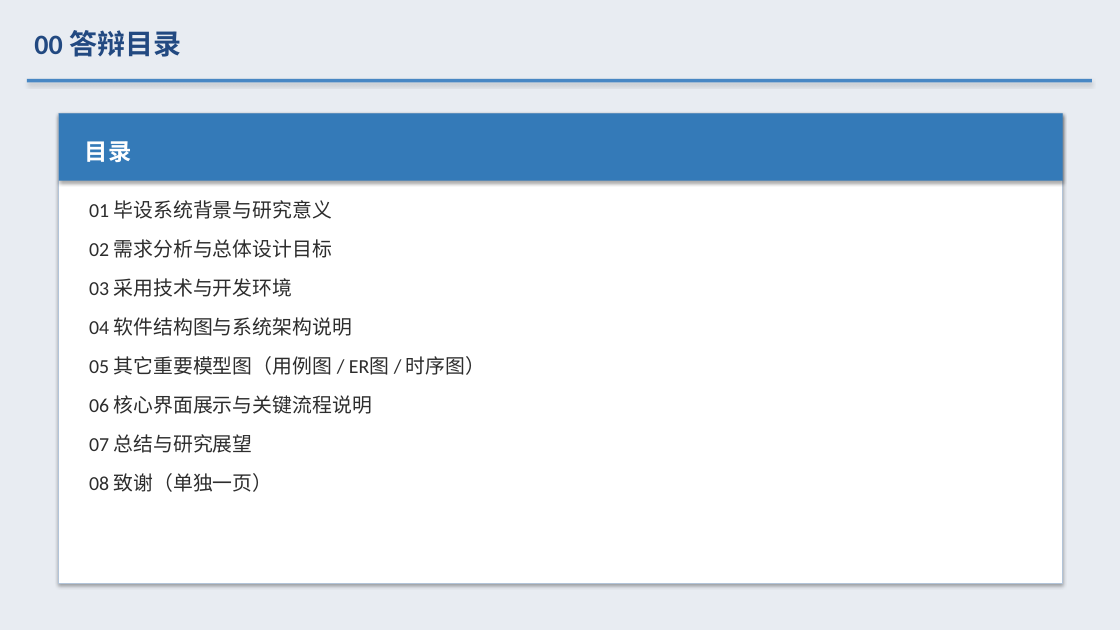
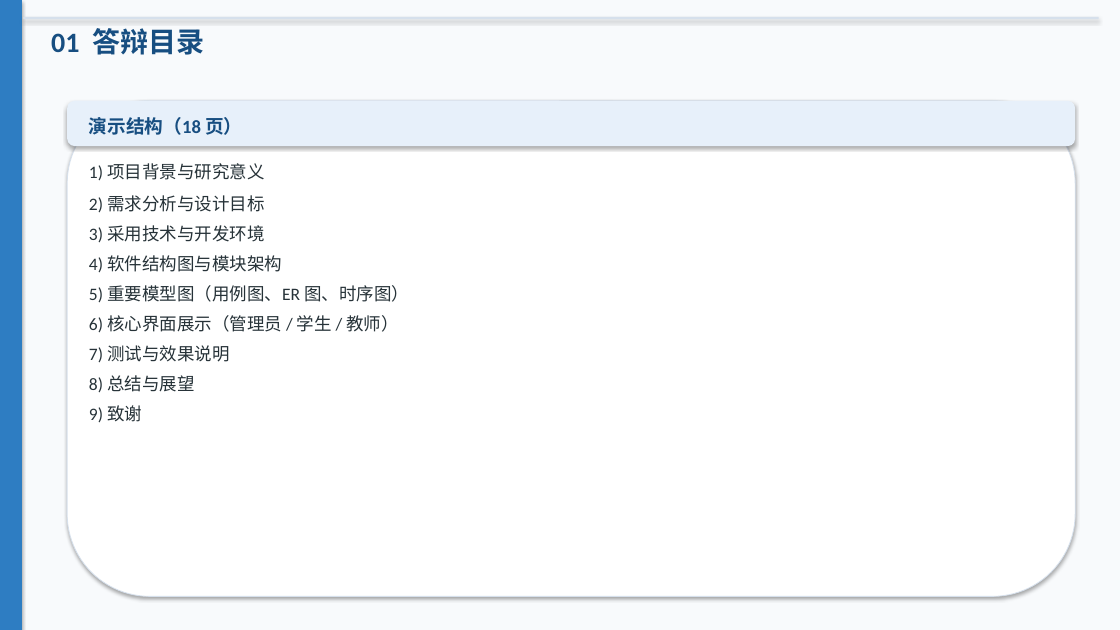
Before and after one commit to cxkqq/Student_Exam, a slide deck: slide 2 of defense_ppt.pptx. Drawn at 1120x630 pixels with LibreOffice and Linux fonts; fonts in the diff are those of the drawing. Boxes give left, top, right and bottom in pixels: in the first picture for what was removed or moved away, otherwise in the second. Text is boxed around its words. In the diff, an @@ line names an element or a change of style, - is before the commit and + after.

```diff
--- a/defense_ppt.pptx
+++ b/defense_ppt.pptx
@@ rectangle at <box>0,0,1120,630</box>: fill #E8ECF2 to #F8FAFC @@
@@ rectangle added at <box>0,0,22,630</box>, fill #2E7DC2 @@
@@ rectangle: place and size @@
-rectangle at <box>27,79,1092,82</box>
+rectangle at <box>24,17,1099,19</box>
@@ rectangle at <box>24,17,1099,19</box>: fill #4887C4 to #D6E0EC @@
@@ text at <box>51,28,204,55</box>: text changed; text colour #224981 to #174E81 @@
-00 答辩目录
+01 答辩目录
@@ rectangle removed at <box>59,113,1063,584</box> @@
@@ rectangle removed at <box>59,113,1063,181</box> @@
@@ rounded rectangle added at <box>67,101,1075,597</box>, fill #FFFFFF, outline #D6E0EC 0.75 pt @@
@@ rounded rectangle added at <box>67,101,1075,146</box>, fill #E7F0FA @@
@@ text added at <box>89,117,242,135</box>, 16 pt, text #174E81, bold @@
+演示结构（18 页）
@@ text removed at <box>85,141,132,162</box> @@
-目录
@@ text at <box>89,163,409,422</box>: text changed; size 17 to 15 pt; text colour #2D2D2D to #263238 @@
-01 毕设系统背景与研究意义
-02 需求分析与总体设计目标
-03 采用技术与开发环境
-04 软件结构图与系统架构说明
-05 其它重要模型图（用例图 / ER图 / 时序图）
-06 核心界面展示与关键流程说明
-07 总结与研究展望
-08 致谢（单独一页）
+1) 项目背景与研究意义
+2) 需求分析与设计目标
+3) 采用技术与开发环境
+4) 软件结构图与模块架构
+5) 重要模型图（用例图、ER 图、时序图）
+6) 核心界面展示（管理员 / 学生 / 教师）
+7) 测试与效果说明
+8) 总结与展望
+9) 致谢
```
Also in this commit, not shown: 5 other slides changed, 12 slides added, 9 slides removed.
